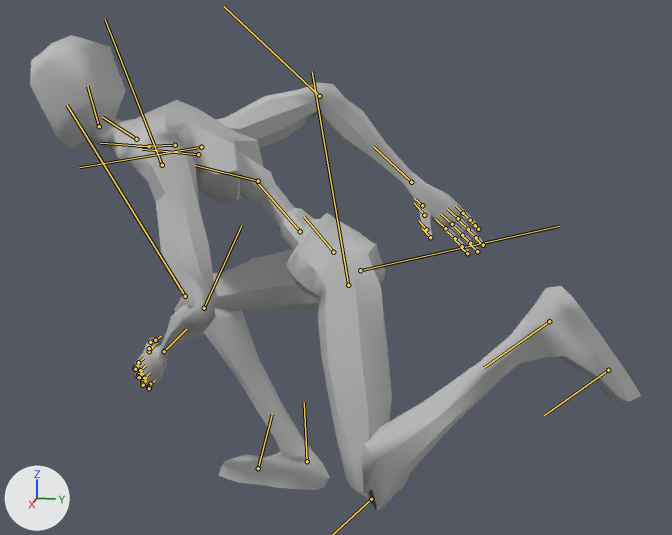
One commit to the FBX model Assets/Game/Enemy/FBX_Model/Running Enemy/enemy.fbx: the scene before it, then after it.
Both versions are drawn from a 50 mm lens placed at (2.021, 0.259, 1.168), pointed at (0.022, -0.141, 0.668). Every picture has the same lights, and +X, +Y and +Z are marked at lower left. Both versions are drawn at frame 6 of the action 'Take 001'; the numbers are the values there. The bones that bend it are drawn over the model as lines.
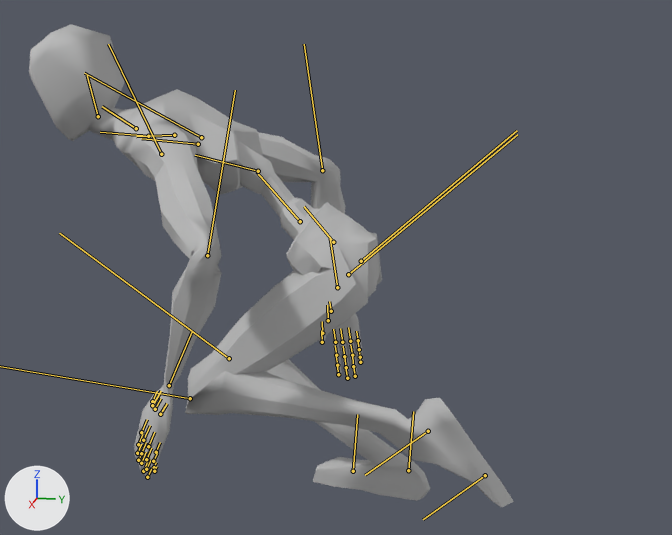
Where the change shows, as pixel boxes (x1, y1, x2, y2) in the pictures (672 x 535 px):
```json
{"object": "Cube.017", "change": "posed", "before": [30, 35, 641, 511], "after": [29, 24, 514, 507], "on screen": "21% narrower"}
{"bone": "Character1_Hips", "before": "(333, 252) to (304, 216)", "after": "(333, 242) to (304, 206)"}
{"bone": "Character1_LeftUpLeg", "before": "(348, 285) to (312, 71)", "after": "(348, 274) to (517, 134)"}
{"bone": "Character1_LeftFoot", "before": "(549, 321) to (484, 367)", "after": "(428, 431) to (365, 475)"}
{"bone": "Character1_RightUpLeg", "before": "(360, 270) to (559, 226)", "after": "(361, 261) to (517, 130)"}
{"bone": "Character1_RightLeg", "before": "(185, 296) to (67, 105)", "after": "(229, 358) to (59, 233)"}
{"bone": "Character1_RightFoot", "before": "(307, 461) to (304, 402)", "after": "(408, 470) to (413, 411)"}
{"bone": "Character1_RightToeBase", "before": "(258, 468) to (272, 414)", "after": "(353, 471) to (357, 414)"}
{"bone": "Character1_LeftArm", "before": "(162, 165) to (105, 19)", "after": "(161, 154) to (108, 44)"}
{"bone": "Character1_LeftForeArm", "before": "(204, 308) to (241, 225)", "after": "(207, 255) to (235, 90)"}
{"bone": "Character1_RightArm", "before": "(201, 147) to (79, 167)", "after": "(201, 137) to (84, 73)"}
```

Edits to the scene script, one JSON object a line:
```json
{"block": "bone_character1_hips", "where": "bone_character1_hips = bpy.data.objects['Character1_Reference'].pose.bones['Character1_Hips']"}
{"op": "set", "path": "bone_character1_hips.location", "old": "(1.0, -37.2, 12.4)", "new": "(1.0, -35.3, 12.4)"}
{"block": "bone_character1_leftupleg", "where": "bone_character1_leftupleg = bpy.data.objects['Character1_Reference'].pose.bones['Character1_LeftUpLeg']  # child of 'Character1_Hips'"}
{"op": "set", "path": "bone_character1_leftupleg.rotation_quaternion", "old": "(0.965, -0.258, -0.034, 0.044)", "new": "(0.709, -0.703, -0.051, 0.008)", "note": "degrees (-30, -2, 6) -> degrees (-90, -3, 5)"}
{"block": "bone_character1_leftleg", "where": "bone_character1_leftleg = bpy.data.objects['Character1_Reference'].pose.bones['Character1_LeftLeg']  # child of 'Character1_LeftUpLeg'"}
{"op": "set", "path": "bone_character1_leftleg.rotation_quaternion", "old": "(0.462, 0.87, -0.011, -0.173)", "new": "(0.408, 0.906, 0.02, -0.114)", "note": "degrees (122, 17, -11) -> degrees (131, 13, -3)"}
{"block": "bone_character1_leftfoot", "where": "bone_character1_leftfoot = bpy.data.objects['Character1_Reference'].pose.bones['Character1_LeftFoot']  # child of 'Character1_LeftLeg'"}
{"op": "set", "path": "bone_character1_leftfoot.rotation_quaternion", "old": "(0.984, -0.121, -0.107, -0.081)", "new": "(0.926, 0.292, -0.032, -0.236)", "note": "degrees (-13, -13, -8) -> degrees (34, 4, -27)"}
{"block": "bone_character1_rightupleg", "where": "bone_character1_rightupleg = bpy.data.objects['Character1_Reference'].pose.bones['Character1_RightUpLeg']  # child of 'Character1_Hips'"}
{"op": "set", "path": "bone_character1_rightupleg.rotation_quaternion", "old": "(0.524, -0.843, 0.072, -0.098)", "new": "(0.71, -0.697, 0.04, -0.09)", "note": "degrees (-116, -5, -13) -> degrees (-89, -4, -11)"}
{"block": "bone_character1_rightleg", "where": "bone_character1_rightleg = bpy.data.objects['Character1_Reference'].pose.bones['Character1_RightLeg']  # child of 'Character1_RightUpLeg'"}
{"op": "set", "path": "bone_character1_rightleg.rotation_quaternion", "old": "(0.609, 0.79, -0.06, 0.036)", "new": "(0.621, 0.781, -0.053, 0.044)", "note": "degrees (105, -7, -3) -> degrees (103, -8, -2)"}
{"block": "bone_character1_rightfoot", "where": "bone_character1_rightfoot = bpy.data.objects['Character1_Reference'].pose.bones['Character1_RightFoot']  # child of 'Character1_RightLeg'"}
{"op": "set", "path": "bone_character1_rightfoot.rotation_quaternion", "old": "(0.971, -0.233, 0.006, 0.042)", "new": "(0.872, -0.489, 0.025, 0.009)", "note": "degrees (-27, 2, 5) -> degrees (-59, 3, -1)"}
{"block": "bone_character1_righttoebase", "where": "bone_character1_righttoebase = bpy.data.objects['Character1_Reference'].pose.bones['Character1_RightToeBase']  # child of 'Character1_RightFoot'"}
{"op": "set", "path": "bone_character1_righttoebase.rotation_quaternion", "old": "(0.989, -0.145, 0.0, 0.0)", "new": "(1.0, -0.003, 0.0, 0.0)", "note": "degrees (-17, 0, 0) -> degrees (0, 0, 0)"}
{"block": "bone_character1_leftarm", "where": "bone_character1_leftarm = bpy.data.objects['Character1_Reference'].pose.bones['Character1_LeftArm']  # child of 'Character1_LeftShoulder'"}
{"op": "set", "path": "bone_character1_leftarm.rotation_quaternion", "old": "(0.8, -0.366, -0.249, 0.406)", "new": "(0.819, -0.246, -0.021, 0.518)", "note": "degrees (-52, -6, 57) -> degrees (-26, 13, 62)"}
{"block": "bone_character1_leftforearm", "where": "bone_character1_leftforearm = bpy.data.objects['Character1_Reference'].pose.bones['Character1_LeftForeArm']  # child of 'Character1_LeftArm'"}
{"op": "set", "path": "bone_character1_leftforearm.rotation_quaternion", "old": "(0.617, -0.431, -0.585, 0.302)", "new": "(0.635, -0.403, -0.594, 0.286)", "note": "degrees (-94, -28, 81) -> degrees (-92, -32, 81)"}
{"block": "bone_character1_rightarm", "where": "bone_character1_rightarm = bpy.data.objects['Character1_Reference'].pose.bones['Character1_RightArm']  # child of 'Character1_RightShoulder'"}
{"op": "set", "path": "bone_character1_rightarm.rotation_quaternion", "old": "(0.965, 0.052, -0.231, -0.114)", "new": "(0.935, -0.278, -0.144, -0.166)", "note": "degrees (10, -26, -16) -> degrees (-30, -21, -14)"}
```
